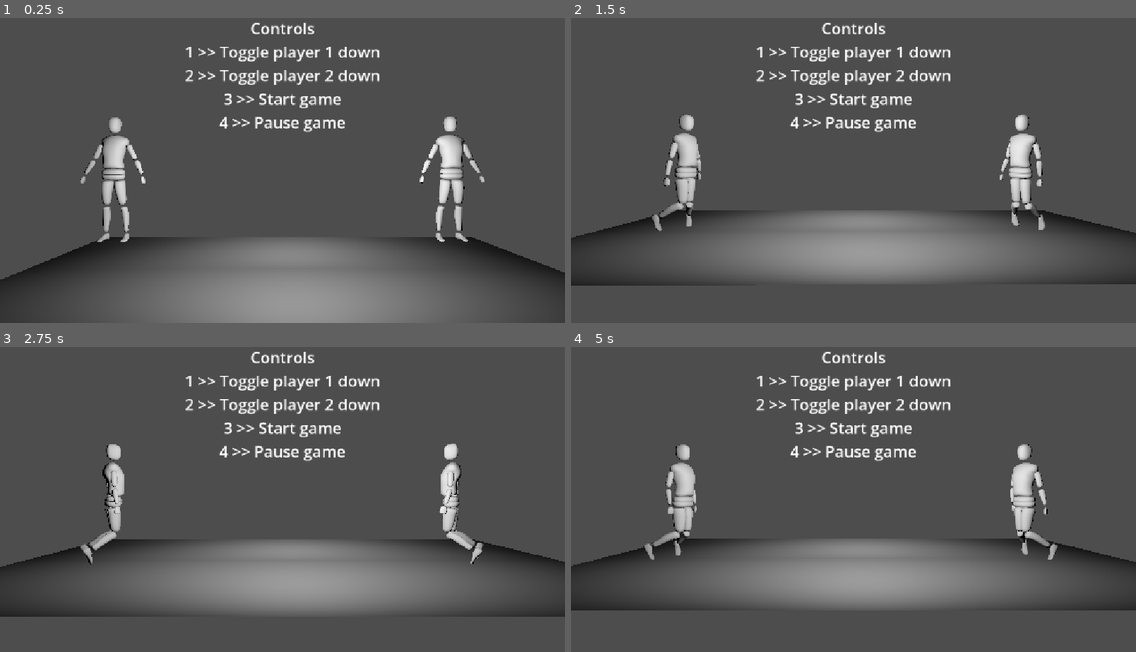
Above: before the commit, frames 1-4 (two rows, left to right).
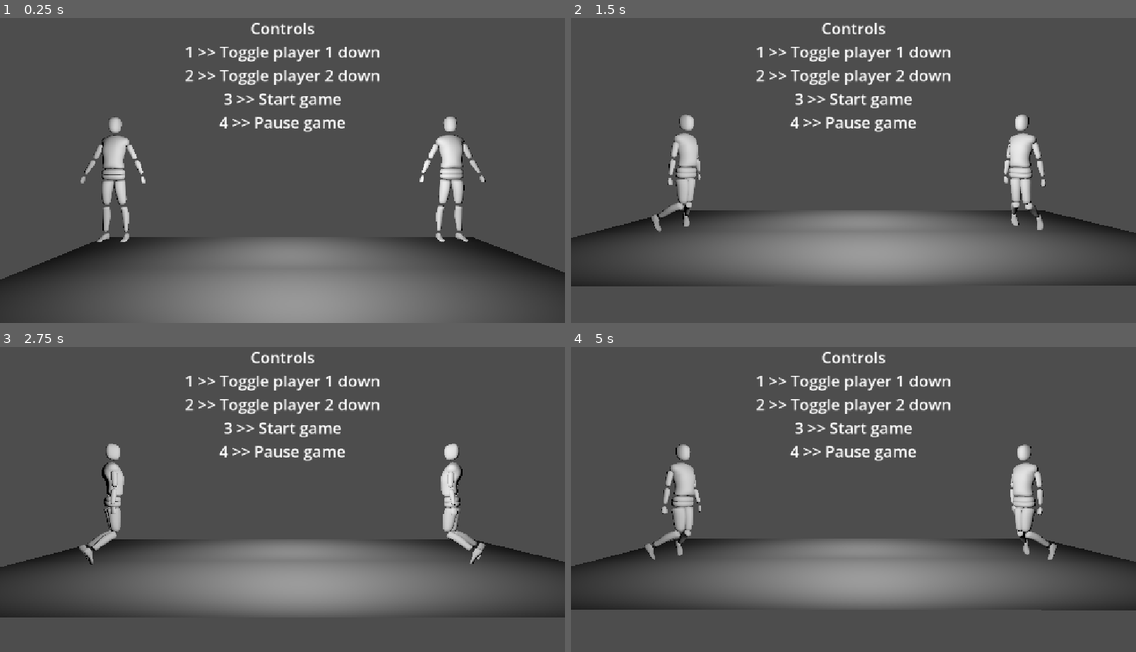
Above: after the commit, the same moments.

Repository: The-MEDINA/SNAP-back
Game: Godot game, scene res://Scenes/controlsTesting.tscn
Two runs of this game, one before a commit and one after it. Both use one fixed random seed, a clock stepped at 60 frames per second and the inputs below. This scene is started directly instead of the project's main scene.
Inputs:
- Up to frame 1 (0.25 s): no input
- Up to frame 2 (1.5 s): hold D (LeftThumbstickRight) 0.53-1.28 s; hold 1 (DebugPlayer1Down) from 1.28 s (still down)
- Up to frame 3 (2.75 s): release 1 (DebugPlayer1Down) at 2.03 s; hold D (LeftThumbstickRight) from 2.03 s (still down)
- Up to frame 4 (5 s): release D (LeftThumbstickRight) at 2.78 s; hold W (LeftThumbstickUp) 2.78-3.53 s; hold S (LeftThumbstickDown) from 3.53 s (still down)

The runs differ from the first frame. In frame 1, less than 0.1% of the frame differs, in the area x 0-100%, y 32-86%; in frame 2, 0.7%, in the area x 0-100%, y 31-88%; in frame 3, 0.6%; in frame 4, 0.7%.

Commit message:
Basic movement working

Diff:
--- a/snap-back/Scripts/characterController.gd
+++ b/snap-back/Scripts/characterController.gd
@@ -49,6 +49,12 @@
 var leftUpperArmTarget: Vector3
 var rightCalfTarget: Vector3
 var leftCalfTarget: Vector3
+
+# Last relative inputs for movement (arms for movement when split)
+var lastLeftCalfInput: Vector3
+var lastRightCalfInput: Vector3
+var lastLeftUpperArmInput: Vector3
+var lastRightUpperArmInput: Vector3
 
 # Previous rotation value, true or false
 var lastRotationAnglePositive: bool
@@ -103,6 +109,7 @@
 			_keepUpright()
 			_reduceMovement()
 			_rotateTowardTarget(otherPlayer.global_position, delta)
+			_setTopTransform()
 		_handlePlayerInput(delta, true)
 	else:
 		_handlePlayerInput(delta, false)
@@ -185,11 +192,15 @@
 	leftUpperArmInput -= leftUpperArmInput * topLeftTrigger * triggerMaxReduction
 	rightCalfInput -= rightCalfInput * bottomRightTrigger * triggerMaxReduction
 	leftCalfInput -= leftCalfInput * bottomLeftTrigger * triggerMaxReduction
-	# Get target positions for limbs
-	rightUpperArmTarget = _makeRelativeToBase(topJoint, rightUpperArmOffset) + rightUpperArmInput * maxUpperArmControlDistance
-	leftUpperArmTarget = _makeRelativeToBase(topJoint, leftUpperArmOffset) + leftUpperArmInput * maxUpperArmControlDistance
-	rightCalfTarget = _makeRelativeToBase(bottomJoint, rightCalfOffset) + rightCalfInput * maxCalfControlDistance
-	leftCalfTarget = _makeRelativeToBase(bottomJoint, leftCalfOffset) + leftCalfInput * maxCalfControlDistance
+	# Get target positions for limbs, accounting for base joint rotation
+	var relativeRightUpperArm = _makeRelativeToBase(topJoint, rightUpperArmOffset)
+	var relativeLeftUpperArm = _makeRelativeToBase(topJoint, leftUpperArmOffset)
+	var relativeRightCalf = _makeRelativeToBase(bottomJoint, rightCalfOffset)
+	var relativeLeftCalf = _makeRelativeToBase(bottomJoint, leftCalfOffset)
+	rightUpperArmTarget = relativeRightUpperArm + rightUpperArmInput * maxUpperArmControlDistance
+	leftUpperArmTarget = relativeLeftUpperArm + leftUpperArmInput * maxUpperArmControlDistance
+	rightCalfTarget = relativeRightCalf + rightCalfInput * maxCalfControlDistance
+	leftCalfTarget = relativeLeftCalf + leftCalfInput * maxCalfControlDistance
 	# Apply velocity to get limbs to target positions
 	var splitArmModifier = 0.5 if splitPlayers else 1.0
 	var splitCalfModifier = 0.15 if splitPlayers else 1.0
@@ -215,9 +226,26 @@
 				bottomController = 999
 				print('Controlling top')
 		bumperPrevious = bumper
-	# If players aren't split, keep transform of top as the bottom (removes weird physics problem upon reconnection)
-	if !splitPlayers:
-		_setTopTransform()
+	# Move the player along the ground with movement (seperately between arms and legs if split)
+	if grounded || splitPlayers:
+		var leftCalfInputChange = (leftCalfInput - lastLeftCalfInput) * Vector3(1,0,1)
+		if leftCalfInput.length() > lastLeftCalfInput.length():
+			bottomJoint.global_position += leftCalfInputChange * maxCalfControlDistance
+		var rightCalfInputChange = (rightCalfInput - lastRightCalfInput) * Vector3(1,0,1)
+		if rightCalfInput.length() > lastRightCalfInput.length():
+			bottomJoint.global_position += rightCalfInputChange * maxCalfControlDistance
+	if splitPlayers:
+		var leftUpperArmInputChange = (leftUpperArmInput - lastLeftUpperArmInput) * Vector3(1,0,1)
+		if leftUpperArmInput.length() > lastLeftUpperArmInput.length():
+			topJoint.global_position += leftUpperArmInputChange * maxUpperArmControlDistance
+		var rightUpperArmInputChange = (rightUpperArmInput - lastRightUpperArmInput) * Vector3(1,0,1)
+		if rightUpperArmInput.length() > lastRightUpperArmInput.length():
+			topJoint.global_position += rightUpperArmInputChange * maxUpperArmControlDistance
+	# Save thumbstick positions for use on next tick
+	lastLeftCalfInput = leftCalfInput
+	lastRightCalfInput = rightCalfInput
+	lastLeftUpperArmInput = leftUpperArmInput
+	lastRightUpperArmInput = rightUpperArmInput
 
 # Apply a saved offset, accounting for rotation
 func _makeRelativeToBase(baseJoint: PhysicalBone3D, offset: Vector3) -> Vector3:
@@ -243,6 +271,7 @@
 
 # Depending on splitPlayers, either split the bodies or reconnect them
 func _splitPlayers() -> void:
+	# Split >> not split, reconnect
 	if splitPlayers:
 		bottomJoint.angular_velocity = Vector3.ZERO
 		bottomJoint.linear_velocity = Vector3.ZERO
@@ -254,7 +283,7 @@
 		joint.node_b = topJoint.get_path()
 		splitPlayers = false
 		return
+	# Not split >> split, disconnect the bodies
 	joint.node_a = NodePath("")
 	joint.node_b = NodePath("")
 	splitPlayers = true
-	return
